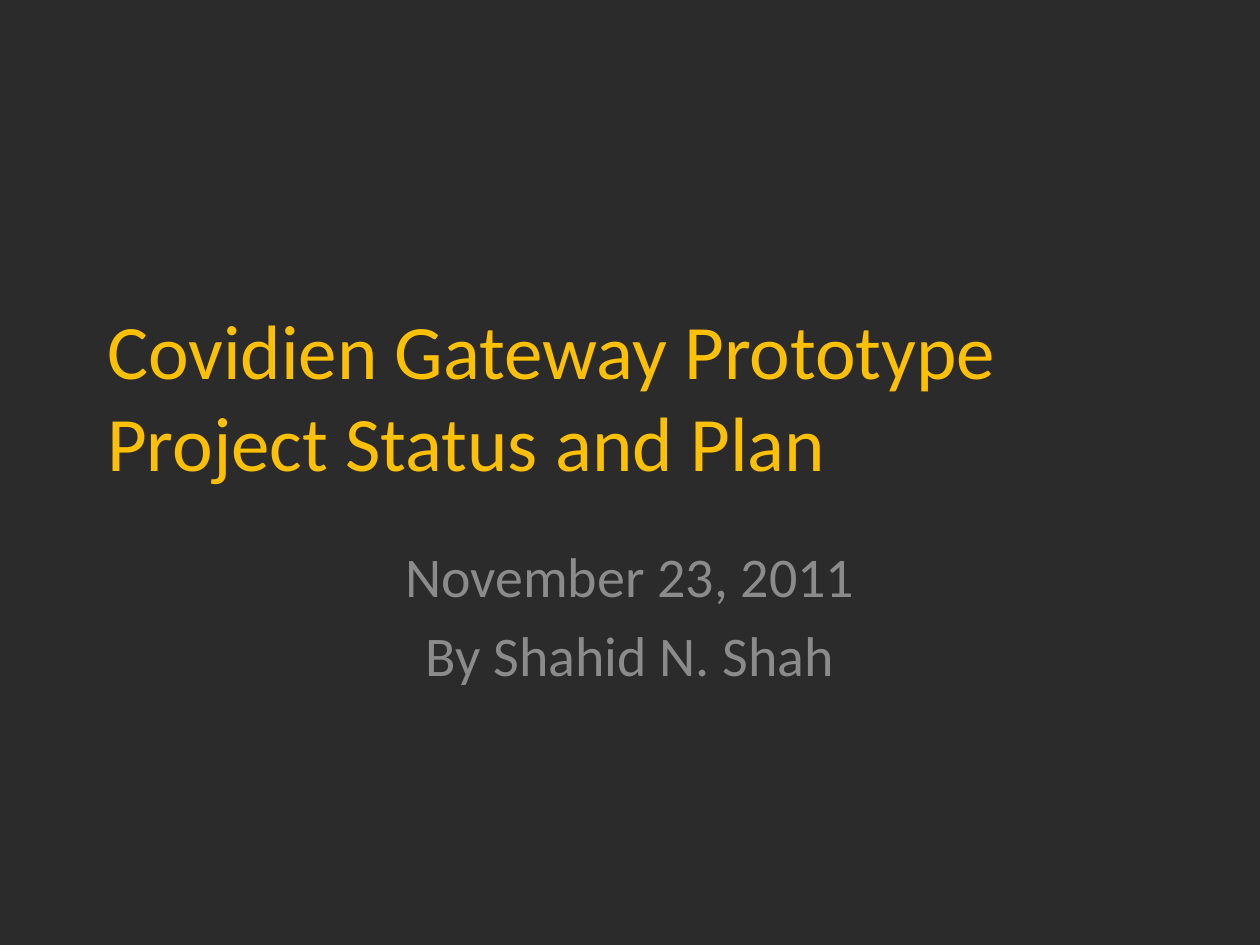
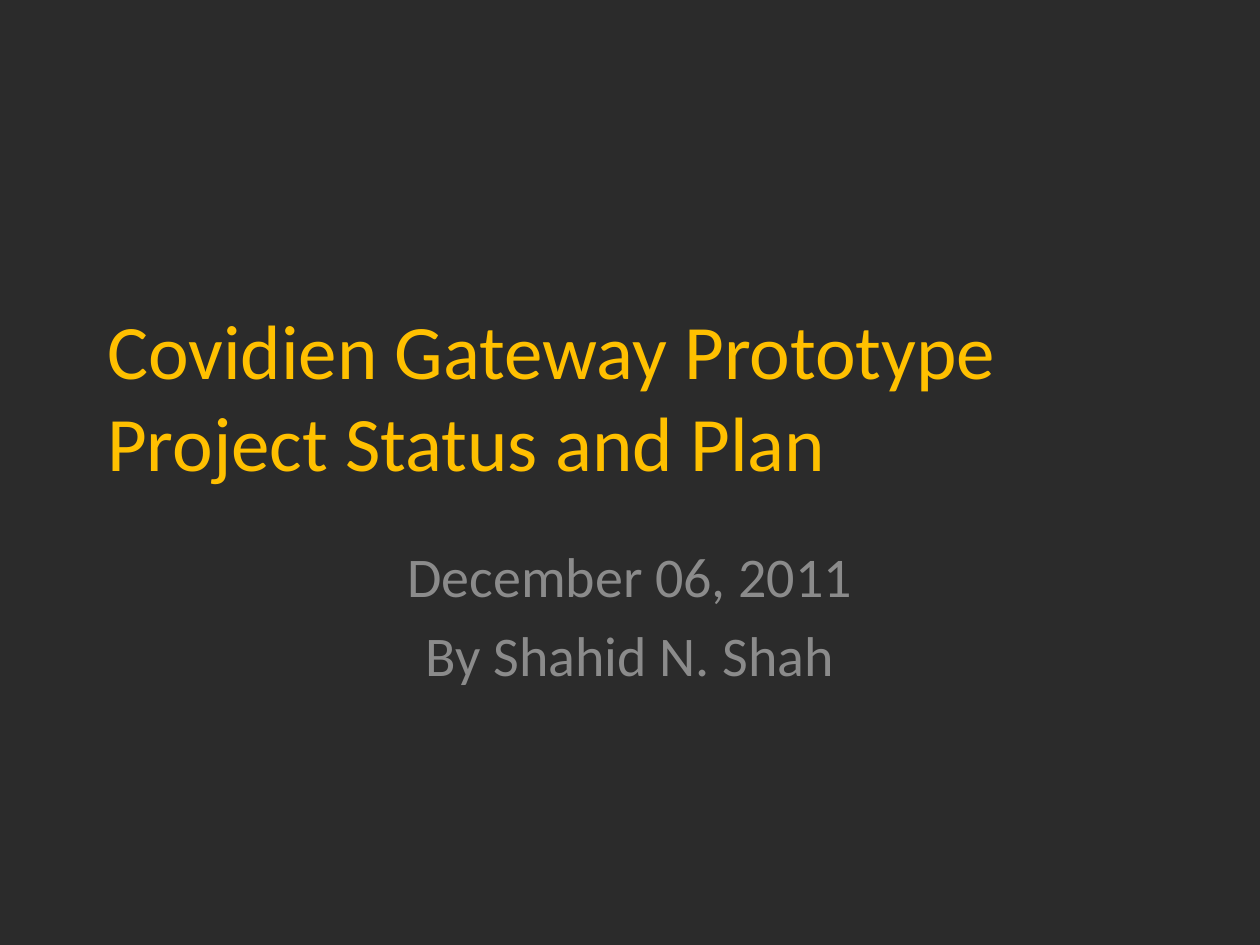
Before and after one commit to netspective/fluent, a slide deck: slide 1 of support/documents/Covidien Gateway Prototype Project Status and Plan.pptx. Drawn at 1260x945 pixels with LibreOffice and Linux fonts; fonts in the diff are those of the drawing; background and template pictures are left out; a plain dark background stands for a picture behind light text. Boxes give left, top, right and bottom in pixels: in the first picture for what was removed or moved away, otherwise in the second. Text is boxed around its words. In the diff, an @@ line names an element or a change of style, - is before the commit and + after.

Commit message:
Typo Changes and PPT updated

```diff
--- a/support/documents/Covidien Gateway Prototype Project Status and Plan.pptx
+++ b/support/documents/Covidien Gateway Prototype Project Status and Plan.pptx
@@ subtitle at [407, 558, 852, 604]: text changed @@
-November 23, 2011
+December 06, 2011
```
Also in this commit, not shown: 9 other slides changed, 16 slides added, 4 other files.
